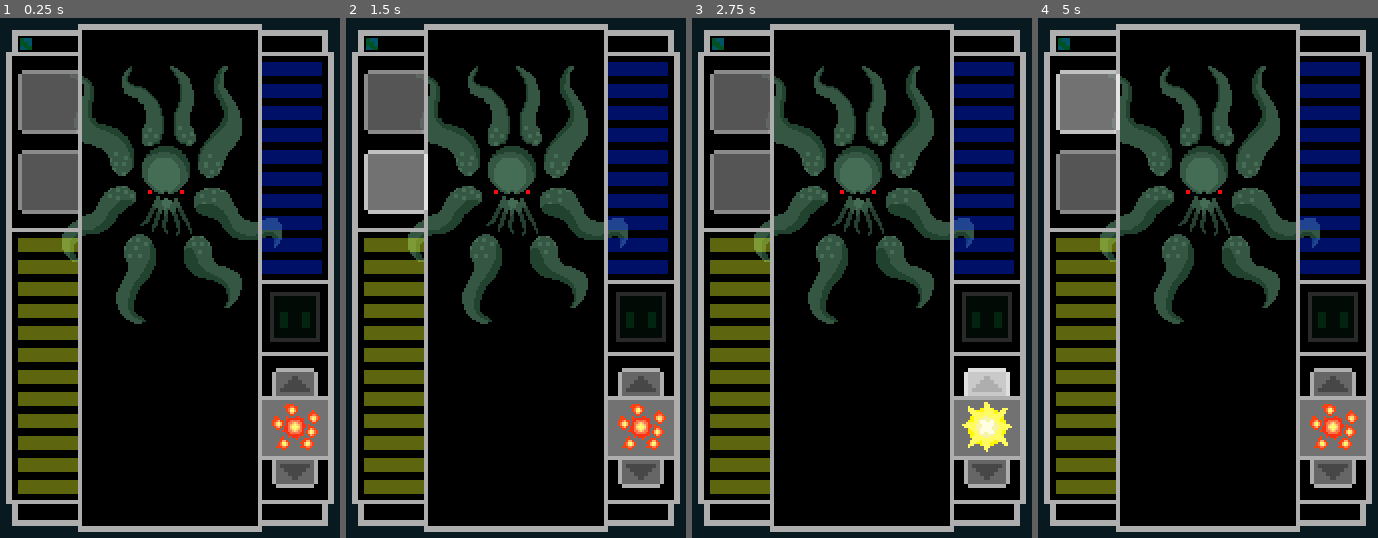
Above: before the commit, frames 1-4 (left to right).
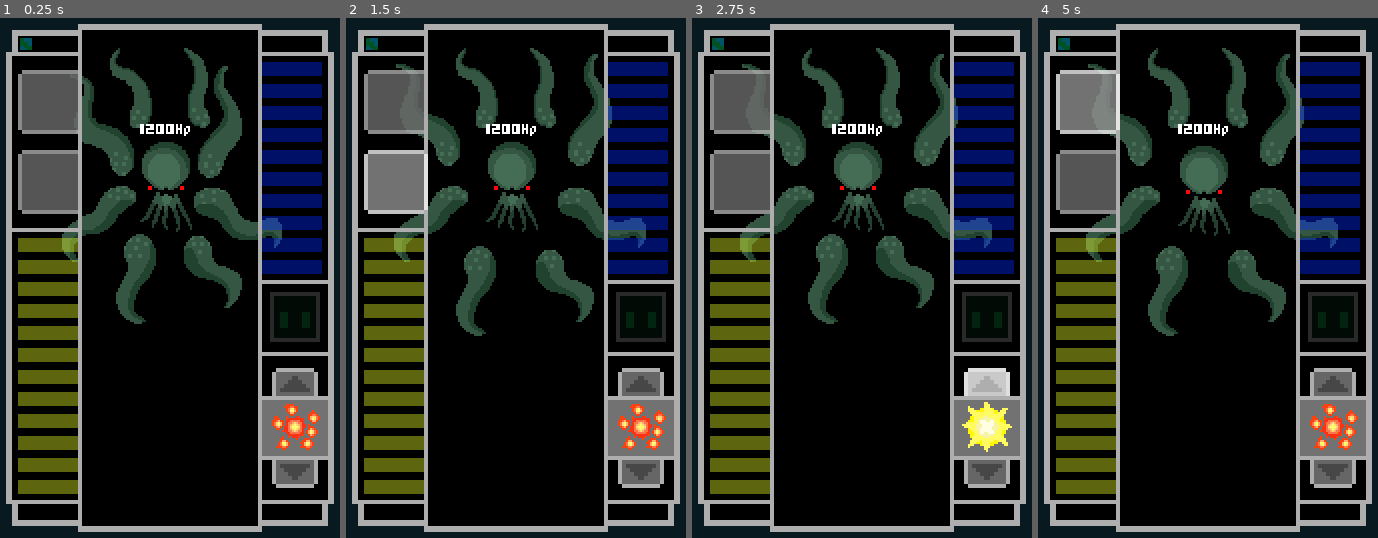
Above: after the commit, the same moments.

Repository: Razzf/SpaceRpg
Game: Godot game, scene res://Scenes/Battle.tscn
Two runs of this game, one before a commit and one after it. Both use one fixed random seed, a clock stepped at 60 frames per second and the inputs below. The project has no main scene, so this scene is started directly.
Inputs (mouse positions are in pixels of both pictures, inside the frame that each line leads up to):
- Up to frame 1 (0.25 s): no input
- Up to frame 2 (1.5 s): click (397, 101) at 0.5 s; click (397, 184) at 1.25 s
- Up to frame 3 (2.75 s): click (987, 382) at 2 s
- Up to frame 4 (5 s): click (1333, 475) at 2.75 s; click (1333, 428) at 3.5 s; click (1089, 101) at 4.25 s

The runs differ from the first frame. In frame 1, 2.7% of the frame differs, in the area x 32-62%, y 5-42%; in frame 2, 9.3%, in the area x 14-89%, y 5-62%; in frame 3, 7.7%; in frame 4, 8.7%.

Commit message:
Cthulu animation

Diff:
--- /dev/null
+++ b/Resources/Animations/CthuluIdle.tres
@@ -0,0 +1,35 @@
+[gd_resource type="SpriteFrames" load_steps=8 format=2]
+
+[ext_resource path="res://Img Resources/Frames Images/Son of Cthulu v1.0w.png" type="Texture" id=1]
+
+[sub_resource type="AtlasTexture" id=2]
+atlas = ExtResource( 1 )
+region = Rect2( 140, 0, 140, 180 )
+
+[sub_resource type="AtlasTexture" id=3]
+atlas = ExtResource( 1 )
+region = Rect2( 280, 0, 140, 180 )
+
+[sub_resource type="AtlasTexture" id=4]
+atlas = ExtResource( 1 )
+region = Rect2( 420, 0, 140, 180 )
+
+[sub_resource type="AtlasTexture" id=5]
+atlas = ExtResource( 1 )
+region = Rect2( 560, 0, 140, 180 )
+
+[sub_resource type="AtlasTexture" id=6]
+atlas = ExtResource( 1 )
+region = Rect2( 700, 0, 140, 180 )
+
+[sub_resource type="AtlasTexture" id=1]
+atlas = ExtResource( 1 )
+region = Rect2( 0, 0, 140, 180 )
+
+[resource]
+animations = [ {
+"frames": [ SubResource( 2 ), SubResource( 3 ), SubResource( 4 ), SubResource( 5 ), SubResource( 6 ), SubResource( 1 ) ],
+"loop": true,
+"name": "Idle",
+"speed": 3.0
+} ]
--- /dev/null
+++ b/Resources/Fonts/PixelFont.tres
@@ -0,0 +1,7 @@
+[gd_resource type="DynamicFont" load_steps=2 format=2]
+
+[ext_resource path="res://Resources/Fonts/PixelRPG.ttf" type="DynamicFontData" id=1]
+
+[resource]
+size = 6
+font_data = ExtResource( 1 )
--- a/Scenes/Battle.tscn
+++ b/Scenes/Battle.tscn
@@ -18,6 +18,7 @@
 [ext_resource path="res://Img Resources/Icons Images/thunderbolt.png" type="Texture" id=16]
 [ext_resource path="res://Img Resources/Icons Images/Shield.png" type="Texture" id=17]
 [ext_resource path="res://Img Resources/Icons Images/explosions.png" type="Texture" id=18]
+[ext_resource path="res://Scripts/BattleScene.gd" type="Script" id=19]
 
 [sub_resource type="StyleBoxEmpty" id=1]
 
@@ -36,6 +37,7 @@
 [sub_resource type="StyleBoxFlat" id=8]
 
 [node name="Battle" type="Node2D"]
+script = ExtResource( 19 )
 __meta__ = {
 "_edit_horizontal_guides_": [ 320.0, 0.0 ],
 "_edit_vertical_guides_": [ 180.0, 0.0 ]
--- a/Scenes/Enemy.tscn
+++ b/Scenes/Enemy.tscn
@@ -1,8 +1,30 @@
-[gd_scene load_steps=2 format=2]
+[gd_scene load_steps=5 format=2]
 
 [ext_resource path="res://Img Resources/Sprites and designs/MiniCthulu.png" type="Texture" id=1]
+[ext_resource path="res://Resources/Animations/CthuluIdle.tres" type="SpriteFrames" id=2]
+[ext_resource path="res://Scripts/Enemy.gd" type="Script" id=3]
+[ext_resource path="res://Resources/Fonts/PixelFont.tres" type="DynamicFont" id=4]
 
 [node name="Enemy" type="Node2D"]
+script = ExtResource( 3 )
 
 [node name="Sprite" type="Sprite" parent="."]
+visible = false
 texture = ExtResource( 1 )
+
+[node name="AnimatedSprite" type="AnimatedSprite" parent="."]
+frames = ExtResource( 2 )
+animation = "Idle"
+
+[node name="Label" type="Label" parent="."]
+margin_left = -13.0
+margin_top = -25.0
+margin_right = 13.0
+margin_bottom = -15.0
+custom_fonts/font = ExtResource( 4 )
+text = "1200Hp"
+align = 1
+valign = 1
+__meta__ = {
+"_edit_use_anchors_": false
+}
--- a/Scripts/BattleScene.gd
+++ b/Scripts/BattleScene.gd
@@ -1,11 +1,12 @@
 extends Node2D
 
 
-onready var enemy = $"Spacial Tardigran"
+onready var enemy = $Enemy
 
 # Called when the node enters the scene tree for the first time.
 func _ready():
 	enemy.animation.play("Idle")
+	enemy.sprite.hide()
 
 
 # Called every frame. 'delta' is the elapsed time since the previous frame.
--- a/Scripts/Enemy.gd
+++ b/Scripts/Enemy.gd
@@ -4,6 +4,7 @@
 
 onready var hp = $Label
 onready var animation = $AnimatedSprite
+onready var sprite = $Sprite
 
 
 # Called when the node enters the scene tree for the first time.
Binary file added: Img Resources/Frames Images/Son of Cthulu v1.0w.png
Not shown, added: Img Resources/Frames Images/Son of Cthulu v1.0w.png.import
Binary file changed: Img Resources/Sprites and designs/MiniCthulu.png
Not shown: 1 places in Scenes/Battle.tscn that only renumber resources
